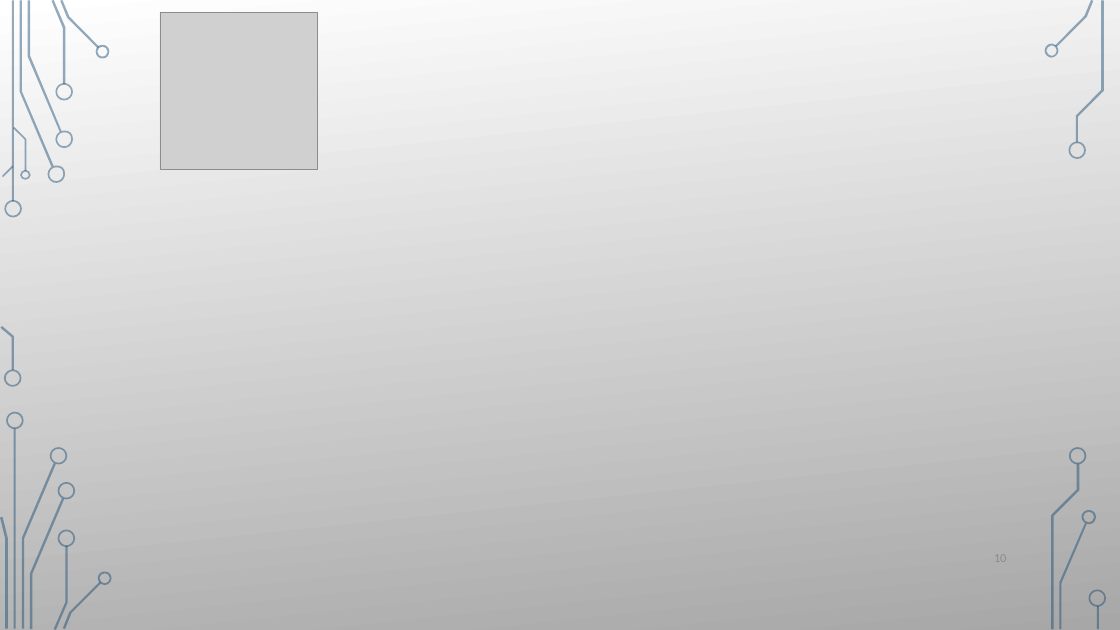
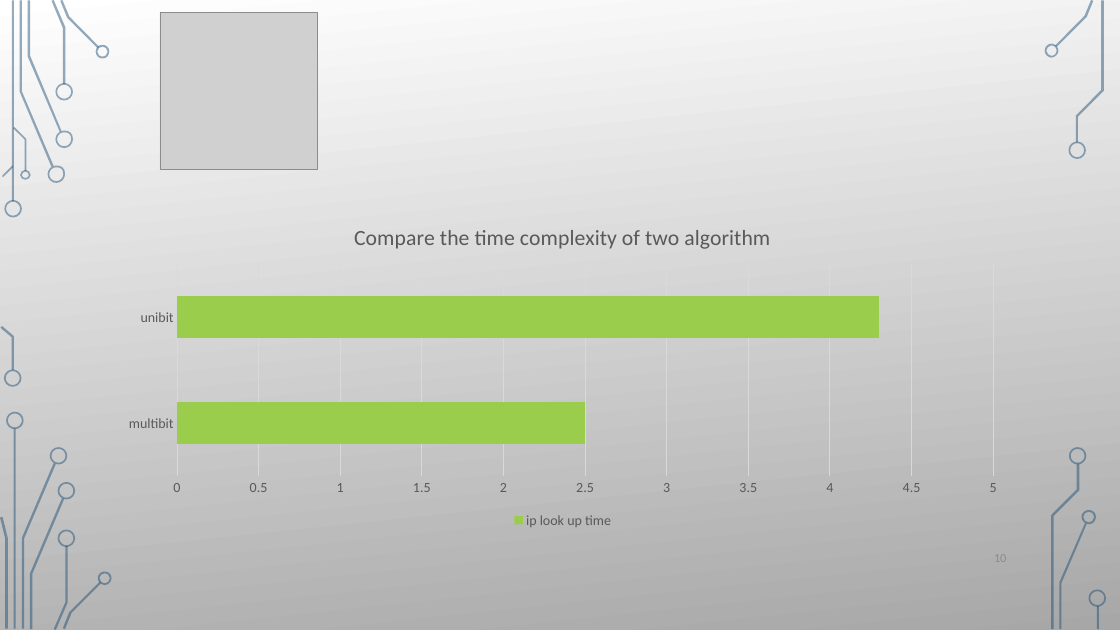
Before and after one commit to ataeiamirhosein/NetFuncVirt, a slide deck: slide 10 of Ip_lookup_algorithms.pptx. Drawn at 1120x630 pixels with LibreOffice and Linux fonts; fonts in the diff are those of the drawing; grey boxes stand for pictures; background and template pictures are left out. Boxes give left, top, right and bottom in pixels: in the first picture for what was removed or moved away, otherwise in the second. Text is boxed around its words. In the diff, an @@ line names an element or a change of style, - is before the commit and + after.

```diff
--- a/Ip_lookup_algorithms.pptx
+++ b/Ip_lookup_algorithms.pptx
@@ bar chart added at (111, 207, 1015, 532) @@
+title "Compare the time complexity of two algorithm "
+categories: multibit, unibit
+ip look up time: 2.5, 4.3
```
Also in this commit, not shown: 1 other slide changed.
